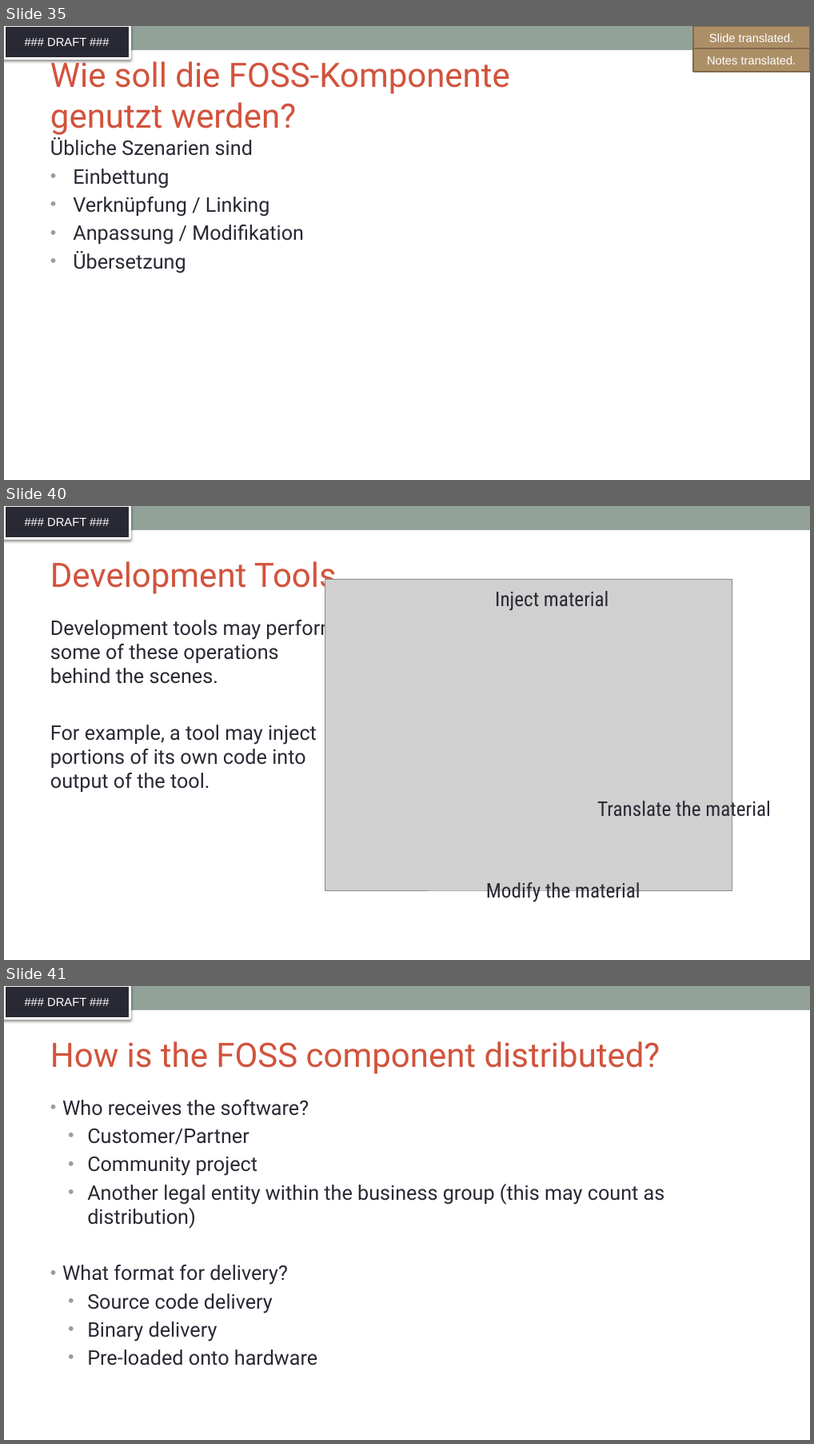
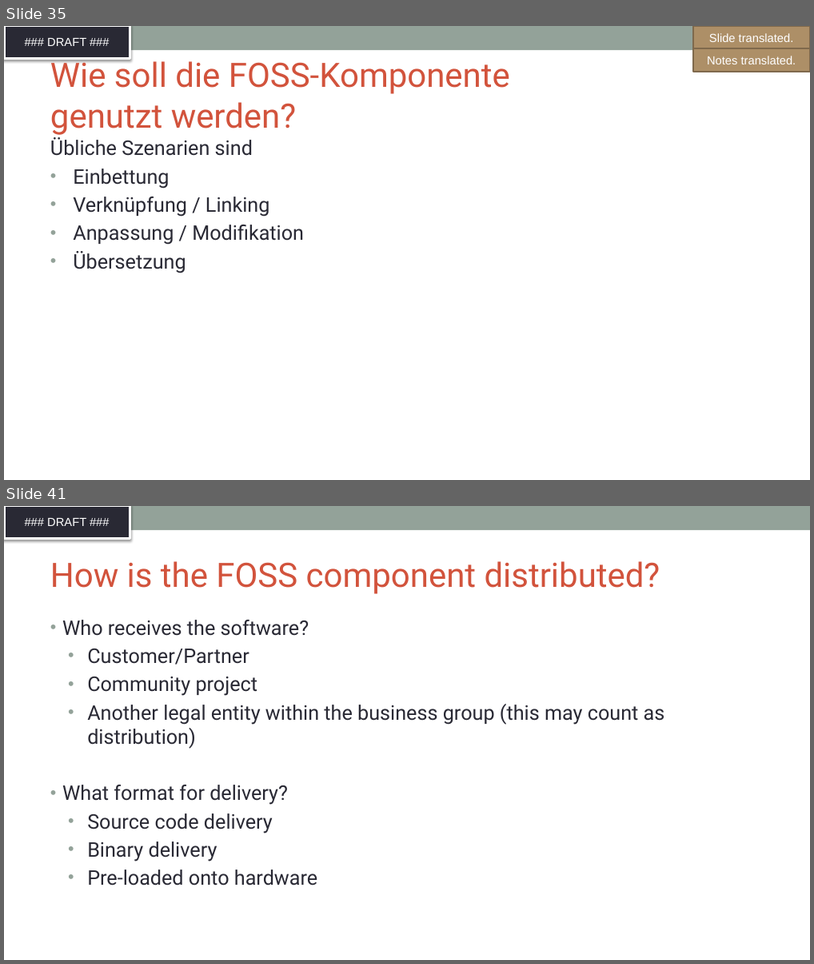
Before and after one commit to SThanheiser/curriculum, a slide deck: translation-DE/slides/DFT_openchain-curriculum-for-1-1_GER.pptx. Shown one above the other, each under a label of ours: slides 35, 40 and 41 before the commit, slides 35 and 41 after it; the slides between them are not shown. The pictures are 814x1444 and 814x964 pixels, drawn with LibreOffice and Linux fonts; fonts in the diff are those of the drawing; grey boxes stand for pictures; background and template pictures are left out. Boxes give left, top, right and bottom in pixels: in the first picture for what was removed or moved away, otherwise in the second. Text is boxed around its words. In the diff, an @@ line names an element or a change of style, - is before the commit and + after.

Commit message:
Translation of slides 32, 36-40

```diff
--- a/translation-DE/slides/DFT_openchain-curriculum-for-1-1_GER.pptx
+++ b/translation-DE/slides/DFT_openchain-curriculum-for-1-1_GER.pptx
@@ slide 40 removed at <box>4,506,810,960</box>, background #FFFFFF; not listed: 2 template elements that a slide beside it also shows @@
@@ title removed at <box>50,561,337,596</box> @@
-Development Tools
@@ picture removed at <box>325,579,732,890</box> @@
@@ text removed at <box>495,591,610,611</box> @@
-Inject material
@@ text removed at <box>50,616,338,792</box> @@
-Development tools may perform some of these operations behind the scenes.
-For example, a tool may inject portions of its own code into output of the tool.
@@ text removed at <box>598,797,771,820</box> @@
-Translate the material
@@ text removed at <box>486,882,641,903</box> @@
-Modify the material
```
Also in this commit, not shown: 1 slide changed, 5 slides added, 4 other slides removed.
